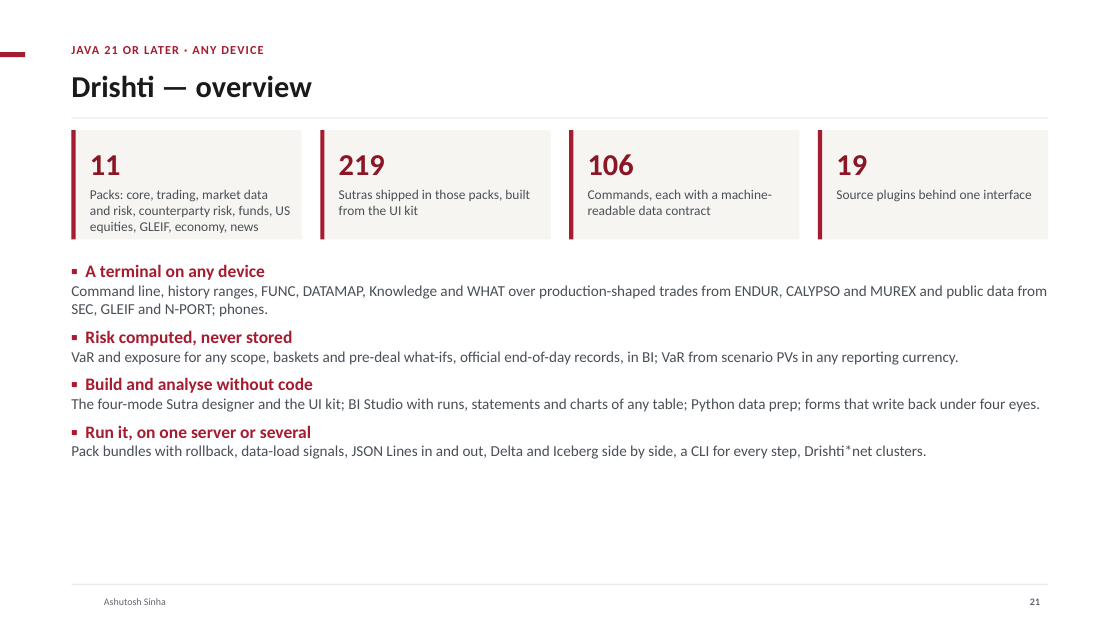
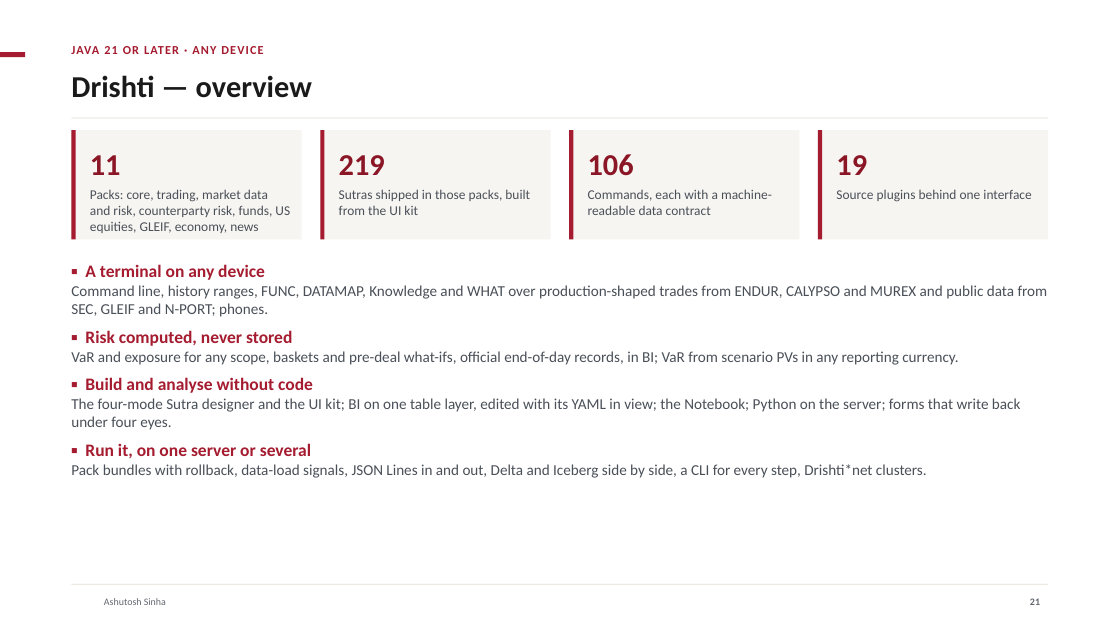
Before and after one commit to ajsinha/drishti, a slide deck: slide 21 of docs/publications/Drishti-Design-and-Evidence.pptx. Drawn at 1120x630 pixels with LibreOffice and Linux fonts; fonts in the diff are those of the drawing; background and template pictures are left out. Boxes give left, top, right and bottom in pixels: in the first picture for what was removed or moved away, otherwise in the second. Text is boxed around its words. In the diff, an @@ line names an element or a change of style, - is before the commit and + after.

```diff
--- a/docs/publications/Drishti-Design-and-Evidence.pptx
+++ b/docs/publications/Drishti-Design-and-Evidence.pptx
@@ text at (71,398,1020,430): text changed @@
-The four-mode Sutra designer and the UI kit; BI Studio with runs, statements and charts of any table; Python data prep; forms that write back under four eyes.
+The four-mode Sutra designer and the UI kit; BI on one table layer, edited with its YAML in view; the Notebook; Python on the server; forms that write back under four eyes.
```
Also in this commit, not shown: 12 other slides changed, 2 slides added, 3 other files.
